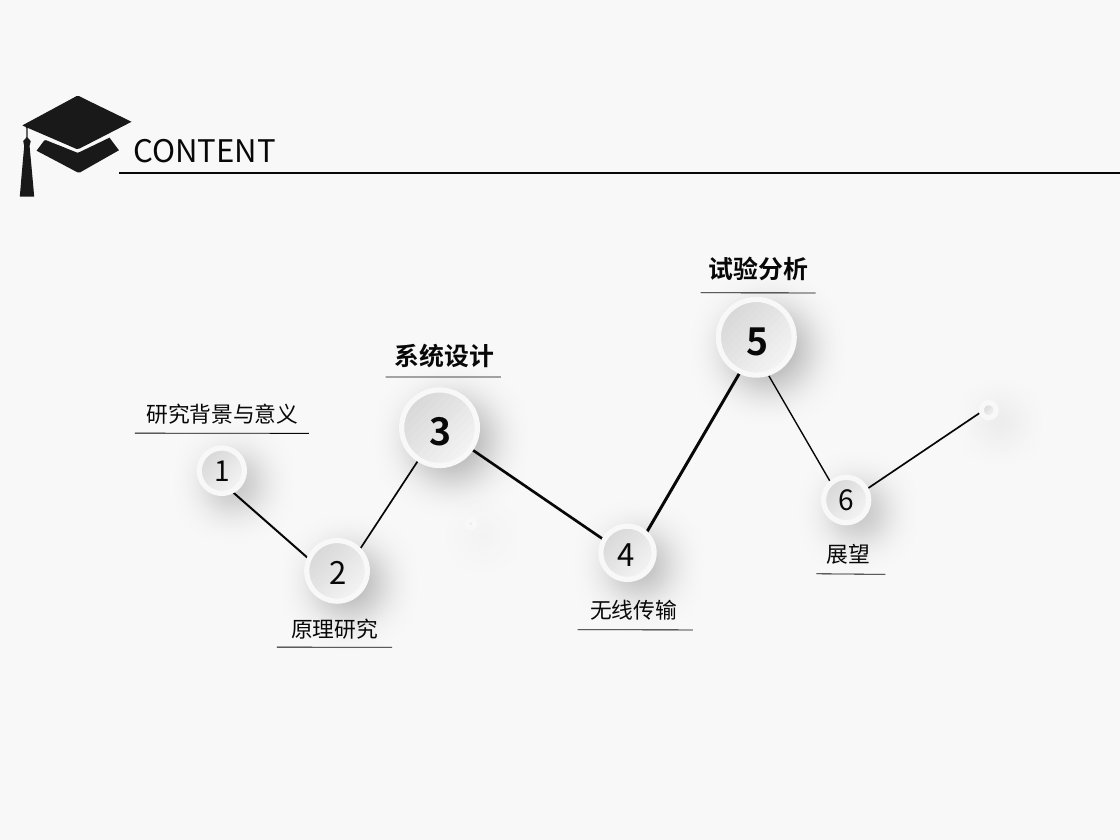
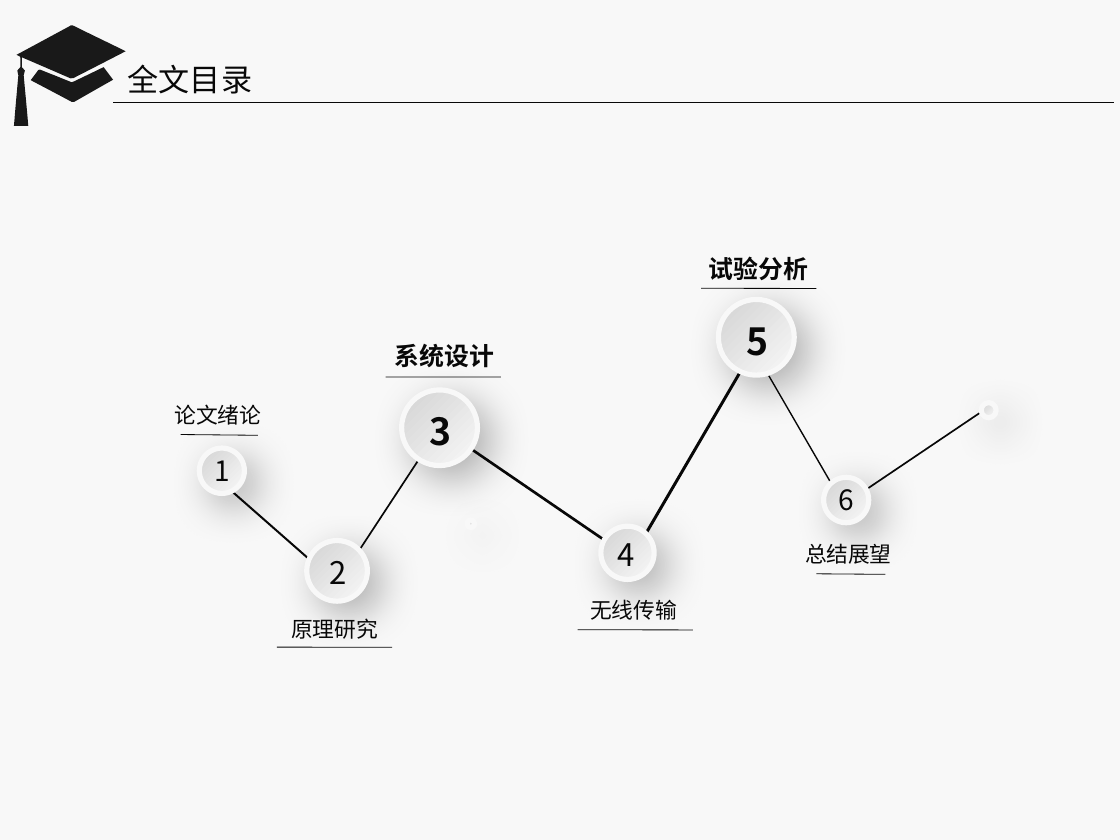
Before and after one commit to Junior888/paper, a slide deck: slide 2 of 论文答辩.pptx. Drawn at 1120x840 pixels with LibreOffice and Linux fonts; fonts in the diff are those of the drawing; background and template pictures are left out. Boxes give left, top, right and bottom in pixels: in the first picture for what was removed or moved away, otherwise in the second. Text is boxed around its words. In the diff, an @@ line names an element or a change of style, - is before the commit and + after.

```diff
--- a/论文答辩.pptx
+++ b/论文答辩.pptx
@@ 2 freeform shapes, 1 line: place and size @@
-2 freeform shapes, 1 line at [19,96,1120,197]
+2 freeform shapes, 1 line at [13,25,1114,127]
@@ text at [128,64,252,94]: text changed @@
-CONTENT
+全文目录
@@ line moved from (700, 293) - (815, 293) to (702, 288) - (817, 288) @@
@@ text at [174,404,261,425]: text changed @@
-研究背景与意义
+论文绪论
@@ line moved from (134, 433) - (309, 433) to (181, 435) - (258, 436) @@
@@ text at [805,543,892,564]: text changed @@
-展望
+总结展望
```
Also in this commit, not shown: 8 other slides changed, 7 slides added, 1 other file.
